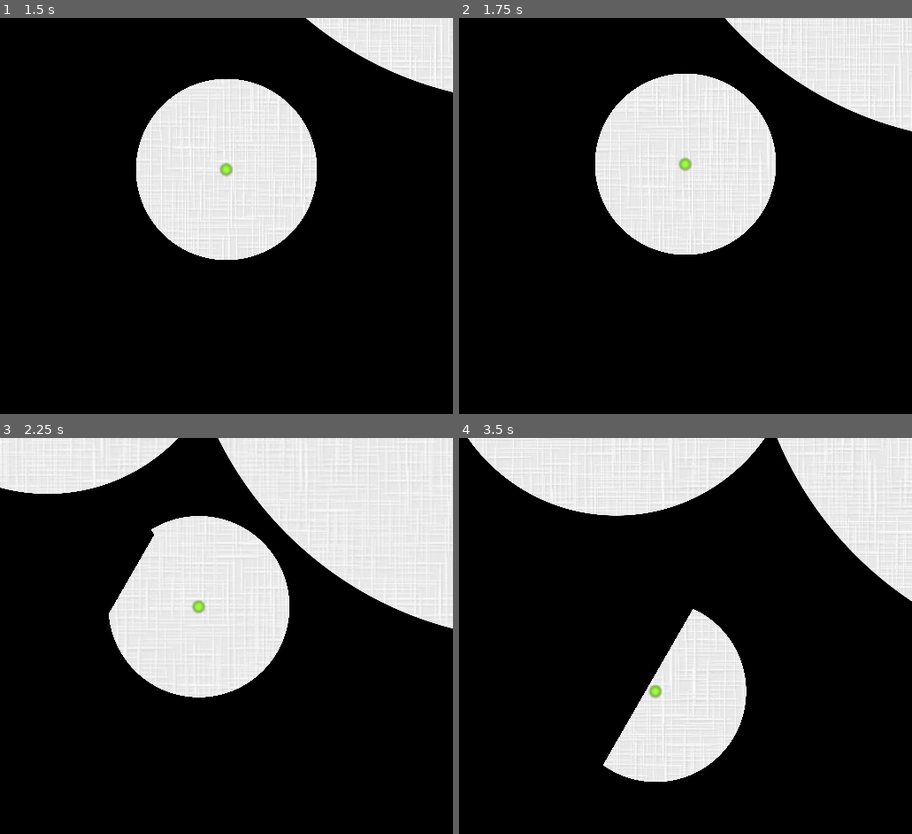
Above: before the commit, frames 1-4 (two rows, left to right).
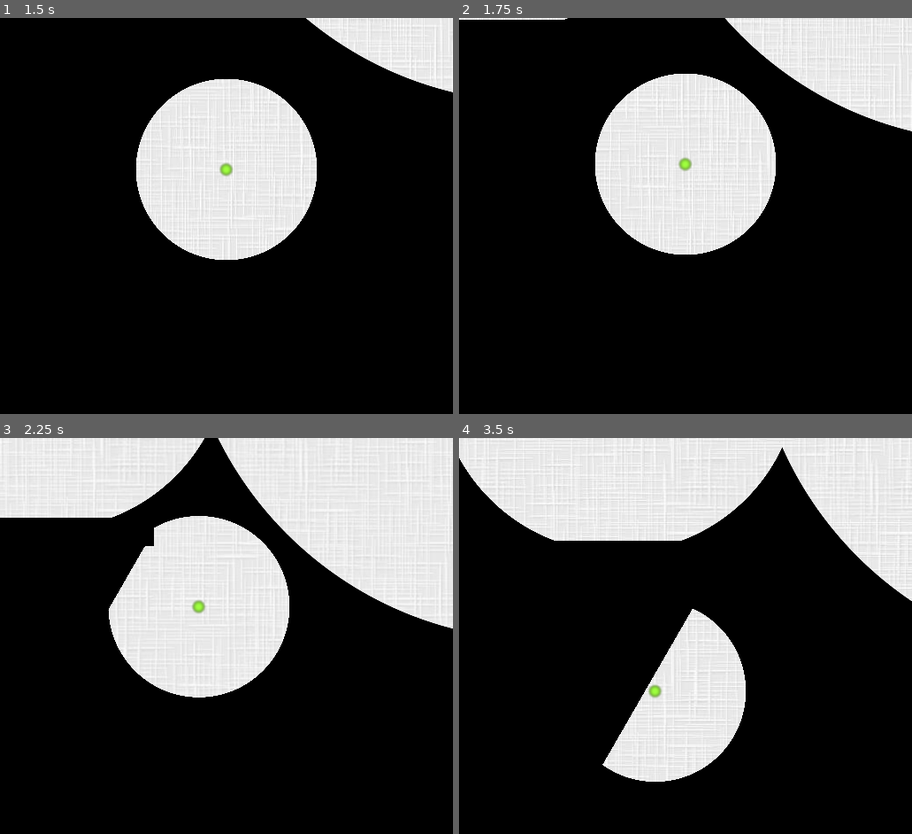
Above: after the commit, the same moments.

Repository: Disablak/Godot-Wild-Jam
Game: Godot game, scene res://Scenes/levels/Level1.tscn
The game is run twice, just before and just after one commit, with the same random seed, the same clock (stepped at 60 frames per second) and the same inputs. This scene is started directly instead of the project's main scene.
Inputs (mouse positions are in pixels of both pictures, inside the frame that each line leads up to):
- Up to frame 1 (1.5 s): tap Enter at 0.5 s; move the mouse to (203, 334) at 0.52 s; hold W (move_up) from 0.53 s (still down); click (203, 334) at 0.67 s; move the mouse to (362, 311) at 1.27 s
- Up to frame 2 (1.75 s): keep holding W (move_up)
- Up to frame 3 (2.25 s): move the mouse to (90, 596) at 2.02 s; release W (move_up) at 2.03 s; hold A (move_left) from 2.03 s (still down)
- Up to frame 4 (3.5 s): keep holding A (move_left); move the mouse to (708, 663) at 2.77 s; click (708, 663) at 2.92 s

Frame 1 is identical in both runs. In frame 2, 0.1% of the frame differs, in the area x 0-25%, y 0-1%; in frame 3, 3.4%; in frame 4, 6.4%, in the area x 0-100%, y 0-87%.

Commit message:
lvl tmp

Diff:
--- a/Scenes/levels/Level1.tscn
+++ b/Scenes/levels/Level1.tscn
@@ -22,16 +22,16 @@
 scale = Vector2( 20, 1 )
 
 [node name="ShadowCaster4" parent="StaticObstacles" index="1" instance=ExtResource( 1 )]
-position = Vector2( 104, -368 )
-scale = Vector2( 20, 1 )
+position = Vector2( 108, -368 )
+scale = Vector2( 20.25, 1 )
 
 [node name="ShadowCaster8" parent="StaticObstacles" index="2" instance=ExtResource( 1 )]
 position = Vector2( 632, -680 )
 scale = Vector2( 20, 1 )
 
 [node name="ShadowCaster9" parent="StaticObstacles" index="3" instance=ExtResource( 1 )]
-position = Vector2( 632, -680 )
-scale = Vector2( 20, 1 )
+position = Vector2( 648, -680 )
+scale = Vector2( 21, 1 )
 
 [node name="ShadowCaster10" parent="StaticObstacles" index="4" instance=ExtResource( 1 )]
 position = Vector2( 1144, -920 )
@@ -53,7 +53,7 @@
 scale = Vector2( 40.9656, 1 )
 
 [node name="ShadowCaster2" parent="StaticObstacles" index="8" instance=ExtResource( 1 )]
-position = Vector2( 173.444, 52.0048 )
+position = Vector2( 168, 56 )
 rotation = 2.09439
 scale = Vector2( 30.6806, 1 )
 
@@ -63,7 +63,7 @@
 scale = Vector2( 51.3444, 1 )
 
 [node name="Light2D" parent="Lights" index="0" instance=ExtResource( 2 )]
-position = Vector2( 312, -616 )
+position = Vector2( 312, -576 )
 
 [node name="Light2D3" parent="Lights" index="1" instance=ExtResource( 2 )]
 position = Vector2( -136, -952 )
